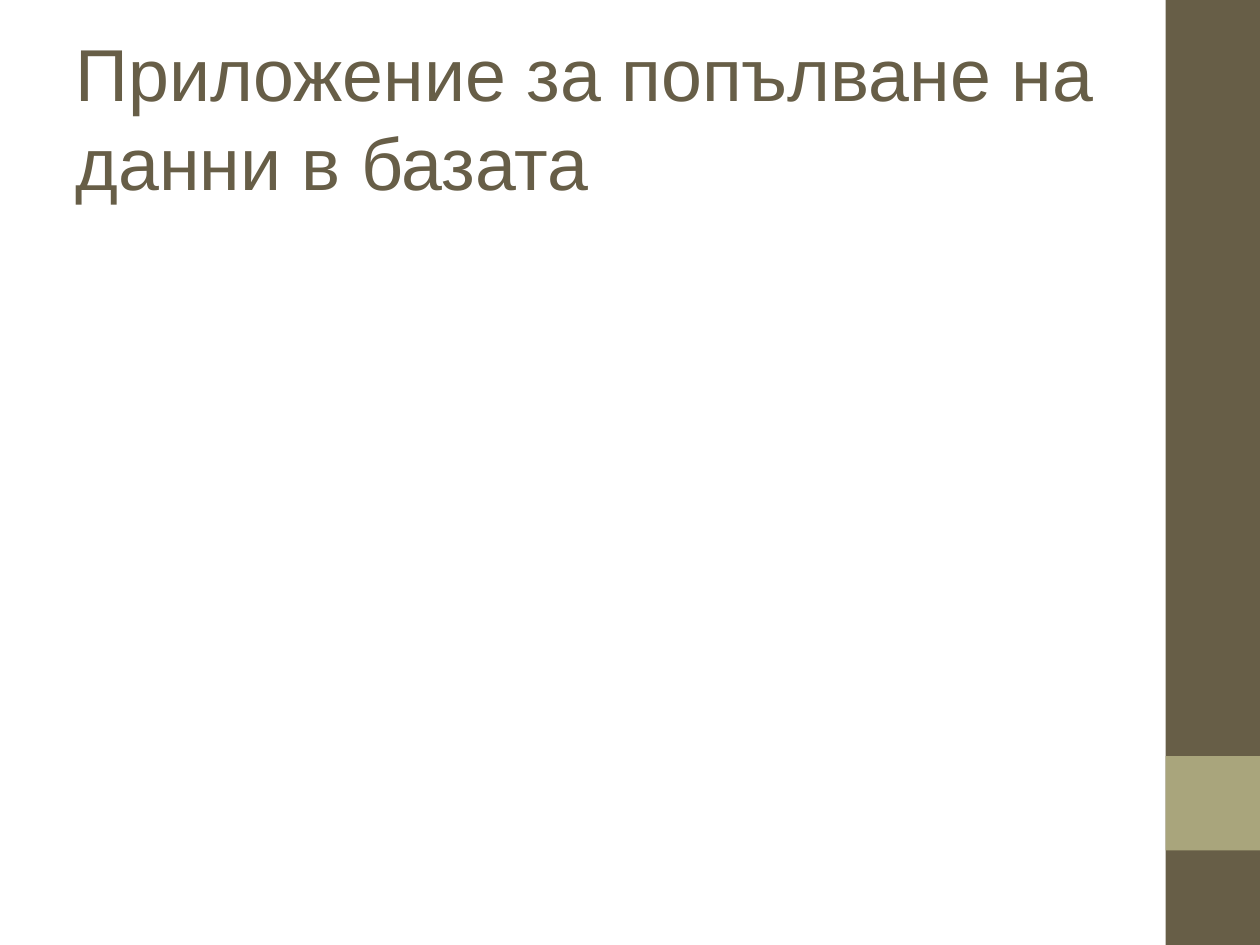
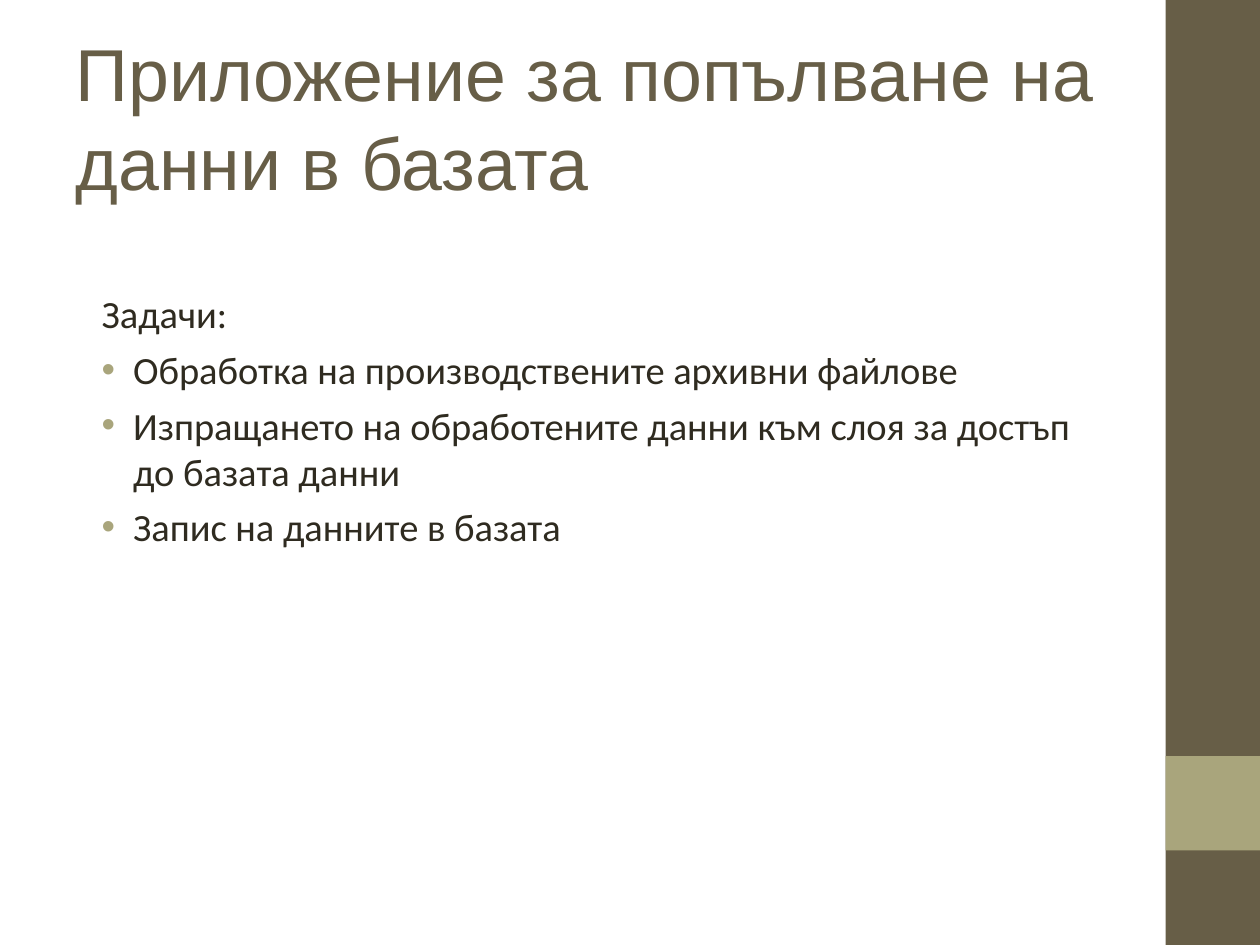
Before and after one commit to parbov/BSc_Dipl, a slide deck: slide 10 of documentation/presentation_Petko.ppt. Drawn at 1260x945 pixels with LibreOffice and Linux fonts; fonts in the diff are those of the drawing; background and template pictures are left out. Boxes give left, top, right and bottom in pixels: in the first picture for what was removed or moved away, otherwise in the second. Text is boxed around its words. In the diff, an @@ line names an element or a change of style, - is before the commit and + after.

```diff
--- a/documentation/presentation_Petko.ppt
+++ b/documentation/presentation_Petko.ppt
@@ text added at [102,303,1070,548], 22 pt, text #2F2B20 @@
+Задачи:
+• Обработка на производствените архивни файлове
+• Изпращането на обработените данни към слоя за достъп до базата данни
+• Запис на данните в базата
```
Also in this commit, not shown: 5 other slides changed, 7 slides added, 5 slides removed.
